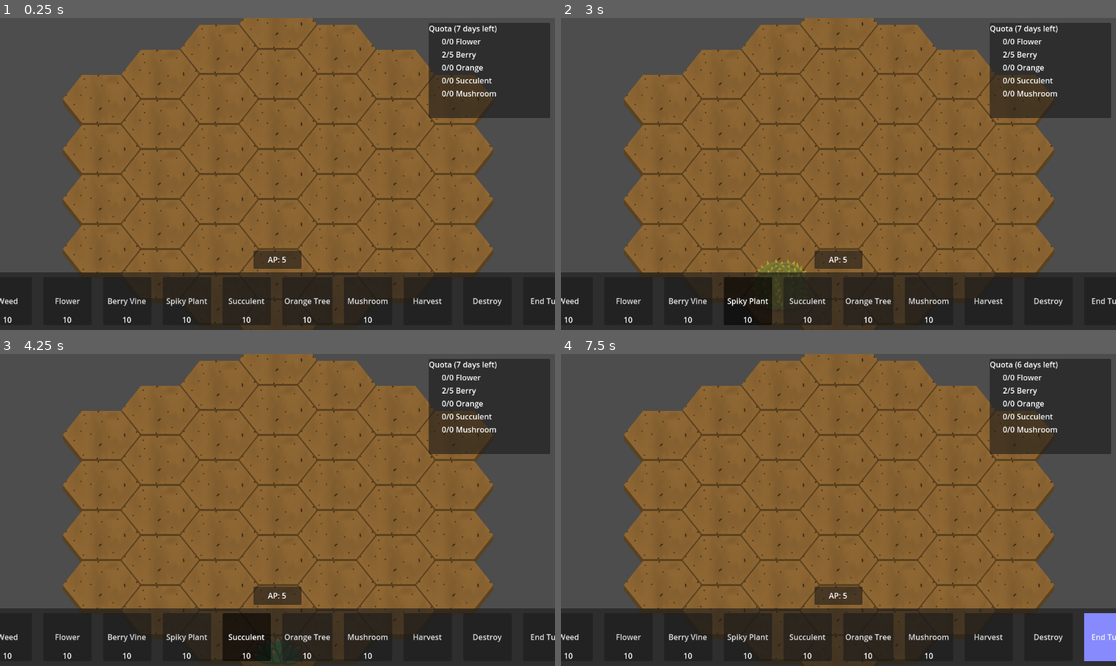
Above: before the commit, frames 1-4 (two rows, left to right).
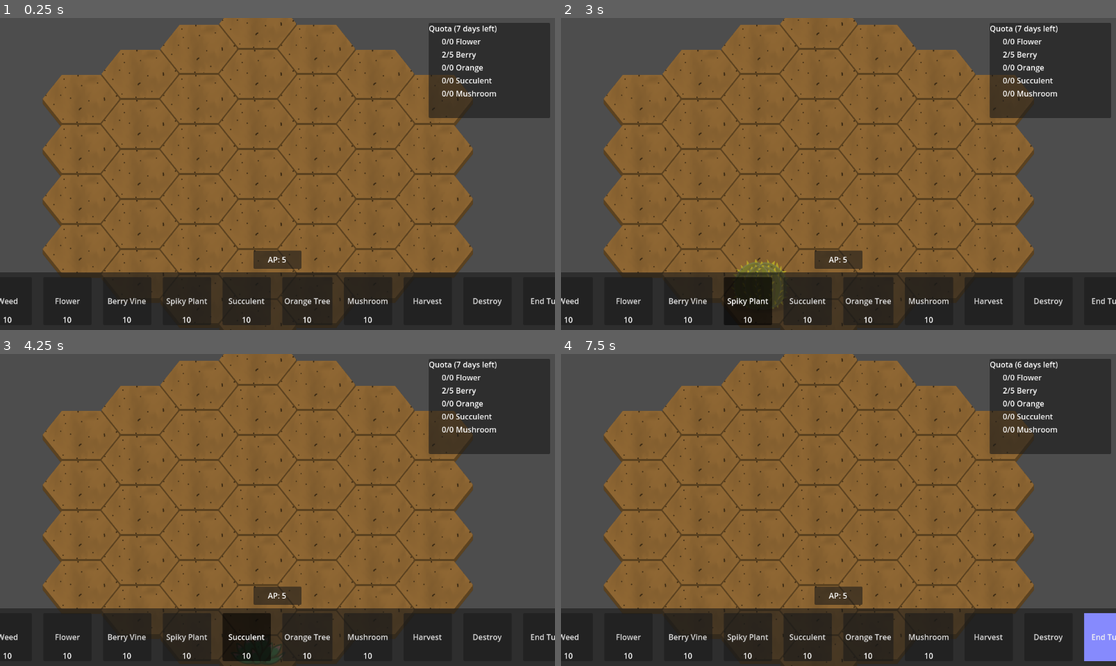
Above: after the commit, the same moments.

Repository: CiaranWoodward/LD54
Game: Godot game, scene res://Level.tscn
Two runs of this game, one before a commit and one after it. Both use one fixed random seed, a clock stepped at 60 frames per second and the inputs below. The engine's default icon, where the game draws it, is replaced by a stand-in: a white triangle on a blue panel in a dark square.
Inputs:
- Up to frame 1 (0.25 s): no input
- Up to frame 2 (3 s): click "Weed" at 0.5 s; click "Flower" at 1.25 s; click "Berry Vine" at 2 s; click "Spiky Plant" at 2.75 s
- Up to frame 3 (4.25 s): click "Succulent" at 3.5 s
- Up to frame 4 (7.5 s): click "Orange Tree" at 4.25 s; click "Mushroom" at 5 s; click "Harvest" at 5.75 s; click "Destroy" at 6.5 s; click "End Turn" at 7.25 s

The runs differ from the first frame. In frame 1, 11% of the frame differs, in the area x 7-89%, y 0-100%; in frame 2, 11%; in frame 3, 11%; in frame 4, 11%.

Commit message:
removed tile offset to fix cursor

Diff:
--- a/Level.tscn
+++ b/Level.tscn
@@ -25,7 +25,6 @@
 
 [node name="GardenTiles" type="TileMap" parent="."]
 y_sort_enabled = true
-position = Vector2(42, 0)
 tile_set = SubResource("TileSet_rukn1")
 format = 2
 script = ExtResource("1_5n8ii")
